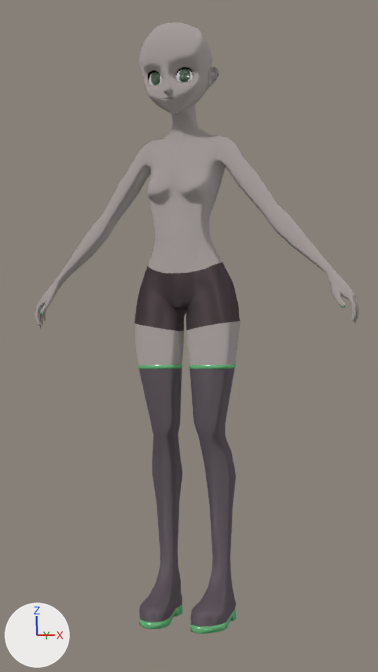
The Blender file Miku.blend: old version first, new version second.
Before and after are seen from the file's camera 'Camera'. The lights are fixed; the arrows at lower left show +X, +Y and +Z.

Names of what the first picture shows: 'Body'.
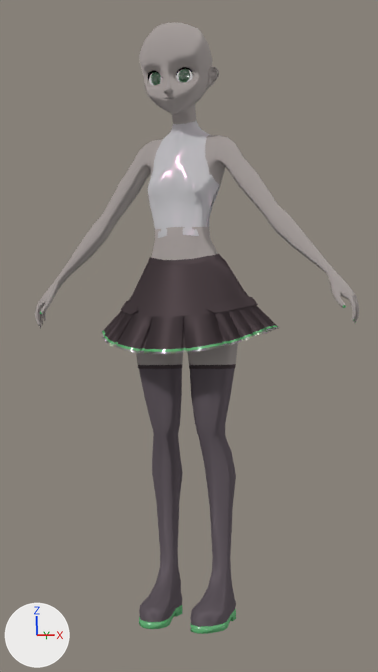
Commit message: 服途中まで

The change, as a list of edits to the scene's bpy script:
```text
Add mat_trasparent:
    mat_trasparent = bpy.data.materials.new('Trasparent')
    # nodes: BsdfAnisotropic, BsdfTransparent, MixShader, OutputMaterial, TexNoise, ValToRGB
    # colours: blue #998fff, purple #eeb1ff, green #ccffb3, cyan #84ded8
Add mat_white:
    mat_white = bpy.data.materials.new('White')
    # nodes: BsdfAnisotropic, BsdfDiffuse, BsdfToon, MixShader, OutputMaterial
    # colours: grey #8a909c, white #ffffff, pink #e7a8c7
Change me_cylinder:
    used by ob_body; location = (0.0, 0.008, 1.308); scale = (0.0318, 0.0318, 0.0274)
    remove me_cylinder.from_pydata(...)  # 2240 vertices, 2225 faces, 1 loose edge; spans x 0.0..14.3, y -5.0..2.1, z -47.8..8.5
    add me_cylinder.from_pydata(...)  # 2274 vertices, 2259 faces, 1 loose edge; spans x 0.0..14.3, y -5.0..2.1, z -47.8..8.5
    me_cylinder part 1
    2 vertices are removed from x 1.6..1.7, y -3.6, z 2.9..3.1
    44 faces are deleted
    8 vertices in x 0.5..4.1, y -2.6..-1.6, z -30.1..-21.6 move by (0.0, -0.1, 0.0)
    3 vertices in x 2.0..2.9, y -1.9..1.3, z -30.2..-21.6 move by (0.0, 0.1, 0.0)
    10 vertices move from x 0.9..3.7, y -2.0..1.5, z -30.4..-19.8 to x 1.0..3.7, y -2.1..1.5, z -30.4..-19.8
    36 vertices are added at x 0.5..4.2, y -3.6..1.3, z -28.9..3.1
    8 new faces join them, mat_lightgreen
    36 new faces join them, mat_lightgrey
    34 new faces join them, mat_body
    me_cylinder part 2: 68 faces spanning x 0.5..4.2, y -2.6..1.3, z -23.8..-23.4 switch from mat_lightgreen to mat_grey
Change ob_body:
    add _vg = ob_body.vertex_groups.new(name='_Mask')
    add _vg.add([557, 558, 559, 560, 561, 562, 563, 564, 565, 566, 567, 568, 569, 570, 571, 572, 573, 574, 575, 576, 578, 579, 580, 606, 607, 608, 609, 610, 611, 612, 613, 614, 615, 616, 617, 618, 619, 620, 621, 622, 623, 624, 625, 626, 627, 628, 629, 630, 631, 632, 633, 634, 635, 636, 637, 638, 639, 640, 641, 642, 643, 644, 645, 711, 712, 713, 714, 715, 716, 717, 718, 719, 720, 721, 722, 723, 724, 725, 726, 727, 728, 729, 730, 731, 732, 733, 734, 735, 736, 737, 738, 739, 740, 741, 742, 743, 744, 745, 746, 747, 748, 749, 750, 751, 755, 756, 757, 759, 760, 761, 763, 764, 765, 766, 767, 768, 769, 770, 771, 772, 773, 774, 775, 776, 777, 778, 779, 780, 781, 782, 783, 784, 785, 786, 787, 788, 789, 790, 791, 792, 793, 794, 795, 796, 797, 798, 799, 800, 801, 802, 803, 804, 805, 810, 811, 812, 813, 814, 815, 816, 817, 818, 819, 820, 821, 822, 823, 824, 825, 826, 827, 828, 829, 830, 831, 832, 833, 834, 835, 836, 837, 838, 839, 840, 841, 842, 843, 844, 847, 848, 849, 850, 851, 852, 881, 882, 883, 884, 885, 886], 1.0, 'REPLACE')
    add _m = ob_body.modifiers.new('Mask', 'MASK')
    add _m.vertex_group = '_Mask'
    add _m.invert_vertex_group = True
Add ob_cloth_skirt:
    ob_cloth_skirt = bpy.data.objects.new('Cloth.Skirt', me_cylinder_001)  # 316 vertices, 271 faces; spans x 0.0..7.53, y -6.0..5.14, z -22.33..-12.75; modifiers MIRROR, EDGE_SPLIT
    ob_cloth_skirt.location = (0.0, 0.008, 1.308)
    ob_cloth_skirt.scale = (0.0318, 0.0318, 0.0274)
Add ob_cloth:
    ob_cloth = bpy.data.objects.new('Cloth', me_cylinder_002)  # 191 vertices, 156 faces; spans x 0.0..2.91, y -3.79..1.43, z -11.46..0.09; modifiers MIRROR, EDGE_SPLIT
    ob_cloth.location = (0.0, 0.008, 1.308)
    ob_cloth.scale = (0.0318, 0.0318, 0.0274)
```

Pixel boxes [x1, y1, x2, y2] of what changed, in the pictures (378 x 672 px):
'Body', reshaped, modifiers changed
    both: [35, 23, 359, 634]
'Cloth.Skirt', added
    after: [102, 254, 278, 352]
    faces in mat_grey: [104, 254, 276, 349]
    faces in mat_lightgreen: [102, 325, 278, 352]
'Cloth', added
    after: [148, 120, 220, 238]
part 1 of me_cylinder, built on
    before: [134, 322, 238, 464]
    after: [136, 342, 238, 464]
part 2 of me_cylinder, recoloured (green to black)
    both: [138, 364, 236, 369]
